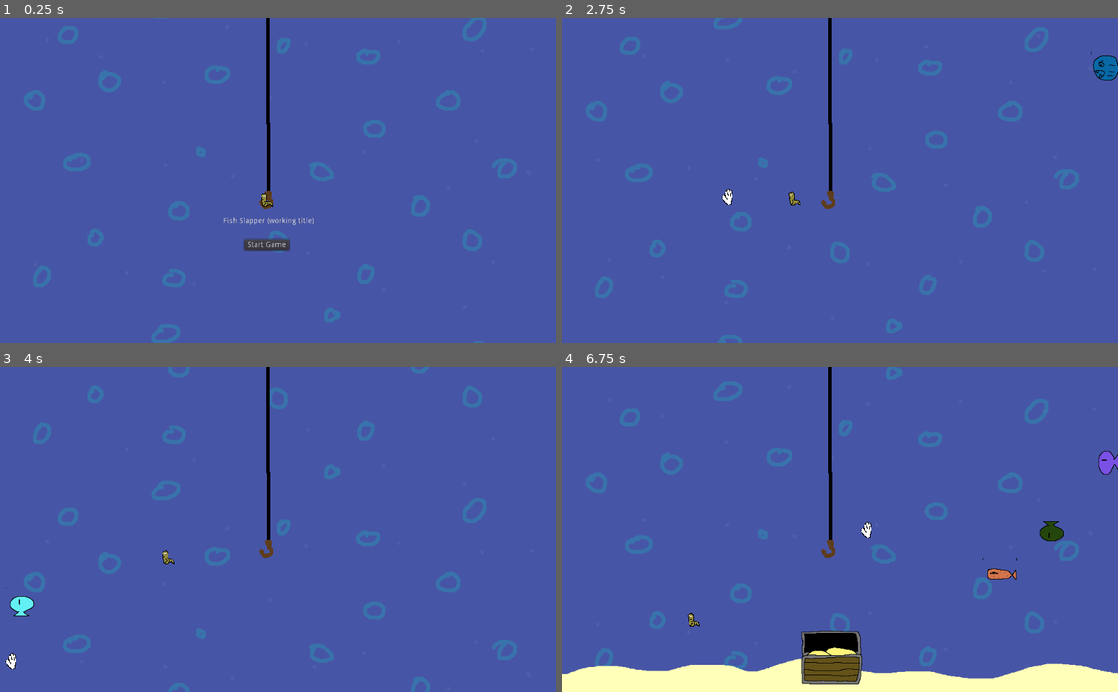
Above: before the commit, frames 1-4 (two rows, left to right).
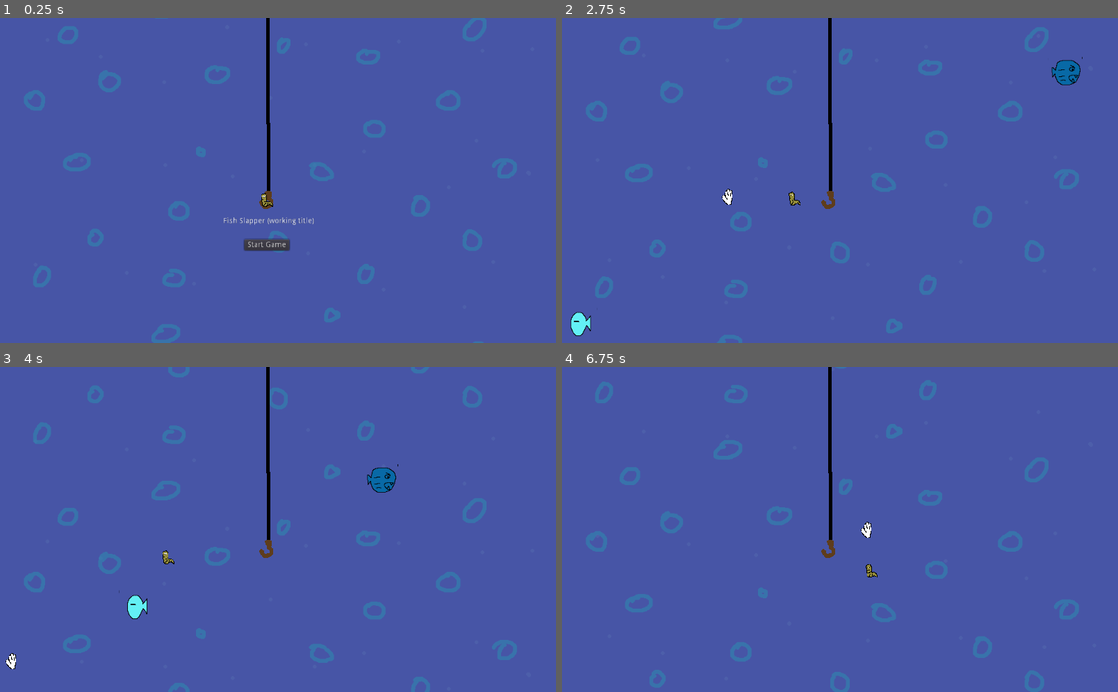
Above: after the commit, the same moments.

Repository: cwiep/ld48-fish-slapping-sim-2021
Game: Godot game, scene res://scenes/menu.tscn
Two runs of this game, one before a commit and one after it. Both use one fixed random seed, a clock stepped at 60 frames per second and the inputs below.
Inputs (mouse positions are in pixels of both pictures, inside the frame that each line leads up to):
- Up to frame 1 (0.25 s): no input
- Up to frame 2 (2.75 s): click "Start Game" at 0.5 s; move the mouse to (962, 164) at 1.27 s; press the mouse at (962, 164) at 1.28 s; move the mouse to (728, 196) at 2.02 s; release the mouse at (728, 196) at 2.03 s; right-click (728, 196) at 2.1 s; click (728, 196) at 2.17 s
- Up to frame 3 (4 s): move the mouse to (544, 419) at 2.77 s; press the mouse at (544, 419) at 2.78 s; move the mouse to (11, 659) at 3.52 s; release the mouse at (11, 659) at 3.53 s; right-click (11, 659) at 3.6 s; click (11, 659) at 3.67 s
- Up to frame 4 (6.75 s): move the mouse to (1006, 578) at 4.27 s; press the mouse at (1006, 578) at 4.28 s; release the mouse at (1006, 578) at 5 s; click (828, 601) at 5 s, where only the run after the commit has a clickable "Play Again!"; move the mouse to (1062, 669) at 5.77 s; right-click (1062, 669) at 5.85 s; click (1062, 669) at 5.92 s; move the mouse to (867, 529) at 6.52 s; press the mouse at (867, 529) at 6.53 s

The runs differ from the first frame. In frame 1, less than 0.1% of the frame differs, in the area x 47-48%, y 54-56%; in frame 2, 0.8%; in frame 3, 0.7%; in frame 4, 13%, in the area x 0-100%, y 0-100%.

Commit message:
Fixed player/fish collision. Changed fish movement.

Diff:
--- a/scenes/fish.tscn
+++ b/scenes/fish.tscn
@@ -16,4 +16,5 @@
 texture = ExtResource( 2 )
 region_enabled = true
 region_rect = Rect2( 0, 0, 64, 64 )
+[connection signal="body_entered" from="." to="." method="_on_fish_body_entered"]
 [connection signal="input_event" from="." to="." method="_on_fish_input_event"]
--- a/scenes/hook.tscn
+++ b/scenes/hook.tscn
@@ -31,13 +31,16 @@
 [node name="tip" type="Position2D" parent="."]
 position = Vector2( -8, 280 )
 
-[node name="player" type="KinematicBody2D" parent="."]
+[node name="player" type="KinematicBody2D" parent="." groups=[
+"player",
+]]
 position = Vector2( -7.41626, 280.758 )
 
 [node name="worm" type="AnimatedSprite" parent="player"]
 position = Vector2( -0.719334, -1.54916 )
 frames = SubResource( 4 )
 animation = "idle"
+frame = 1
 playing = true
 
 [node name="CollisionShape2D" type="CollisionShape2D" parent="player"]
--- a/scenes/main.tscn
+++ b/scenes/main.tscn
@@ -41,7 +41,6 @@
 [node name="ground" parent="." instance=ExtResource( 7 )]
 
 [node name="mouse" parent="." instance=ExtResource( 5 )]
-[connection signal="fish_bite" from="hook" to="." method="_on_hook_fish_bite"]
 [connection signal="timeout" from="spawn_timer" to="." method="_on_spawn_timer_timeout"]
 [connection signal="timeout" from="difficulty_timer" to="." method="_on_difficulty_timer_timeout"]
 [connection signal="timeout" from="finale_timer" to="." method="_on_finale_timer_timeout"]
--- a/scripts/fish.gd
+++ b/scripts/fish.gd
@@ -4,21 +4,37 @@
 onready var sprite: Sprite = $Sprite
 
 signal clicked(node)
+signal got_player(node)
 
 var slapped = false
+var direction = Vector2(0, 0)
+var speed = 200
+
+# public
+
+func slap():
+	slapped = true
+	$Sprite.rotation_degrees = -90
+
+# private
 
 func _ready():
+	if direction.x < 0:
+		$Sprite.flip_h = true
 	sprite.region_rect.position.x = 64 * (randi() % NUM_FISHES)
 	sprite.self_modulate = Color(randf(), randf(), randf())
 
-func _process(_delta):
-	if position.x < 1024/2:
-		$Sprite.flip_h = true
+func _physics_process(delta):
+	if slapped:
+		position.y -= 300 * delta
+		rotate(PI/10)
+	else:
+		position += direction * speed * delta
 
 func _on_fish_input_event(_viewport, event, _shape_idx):
 	if event.is_action_pressed("left_click"):
 		emit_signal("clicked", self)
 
-func slap():
-	slapped = true
-	$Sprite.rotation_degrees = -90
+func _on_fish_body_entered(body):
+	if body.is_in_group("player"):
+		emit_signal("got_player", self)
--- a/scripts/hook.gd
+++ b/scripts/hook.gd
@@ -1,12 +1,7 @@
 extends Sprite
-
-signal fish_bite(fish)
 
 onready var target_pos = $player.global_position
 var speed = 100
-
-func _on_fish_bite(fish):
-	emit_signal("fish_bite", fish)
 
 func _physics_process(delta):
 	if Input.is_action_pressed("right_click"):
--- a/scripts/main.gd
+++ b/scripts/main.gd
@@ -14,13 +14,10 @@
 
 func _process(delta):
 	for f in $fishes.get_children():
-		if f.slapped:
-			f.position.y -= 300 * delta
-			if f.position.y + 64 <= 0:
-				$fishes.remove_child(f)
-		else:
-			var direction = ($hook/tip.global_position - f.position).normalized()
-			f.position += direction * 100 * delta
+		if not SCREEN.has_point(f.global_position):
+			print("removing " + str(f) + " at " + str(f.global_position))
+			$fishes.remove_child(f)
+			continue
 	if chest_animate:
 		$ground.position.y -= 100 * delta
 		if $ground.position.y <= 0:
@@ -37,8 +34,8 @@
 
 
 func _get_random_spawn() -> Vector2:
-	var x = [-64, SCREEN.size.x][randi() % 2]
-	var y = randi() % (1024 - 64)
+	var x = [1, SCREEN.size.x-64][randi() % 2]
+	var y = 1 + randi() % (1024 - 64)
 	return Vector2(x, y)
 
 func _on_fish_clicked(node):
@@ -51,7 +48,7 @@
 	$mouse.play("slap")
 	node.slap()
 
-func _on_hook_fish_bite(some_fish):
+func _on_player_hit_by_fish(some_fish):
 	if some_fish.slapped:
 		return
 	print("entered: " + str(some_fish))
@@ -70,6 +67,8 @@
 		f.position = _get_random_spawn()
 		print("spawing fish " + str(f) + " at " + str(f.position))
 		f.connect("clicked", self, "_on_fish_clicked")
+		f.connect("got_player", self, "_on_player_hit_by_fish")
+		f.direction = ($hook/player.global_position - f.position).normalized()
 		$fishes.add_child(f)
 
 func _on_finale_timer_timeout():
